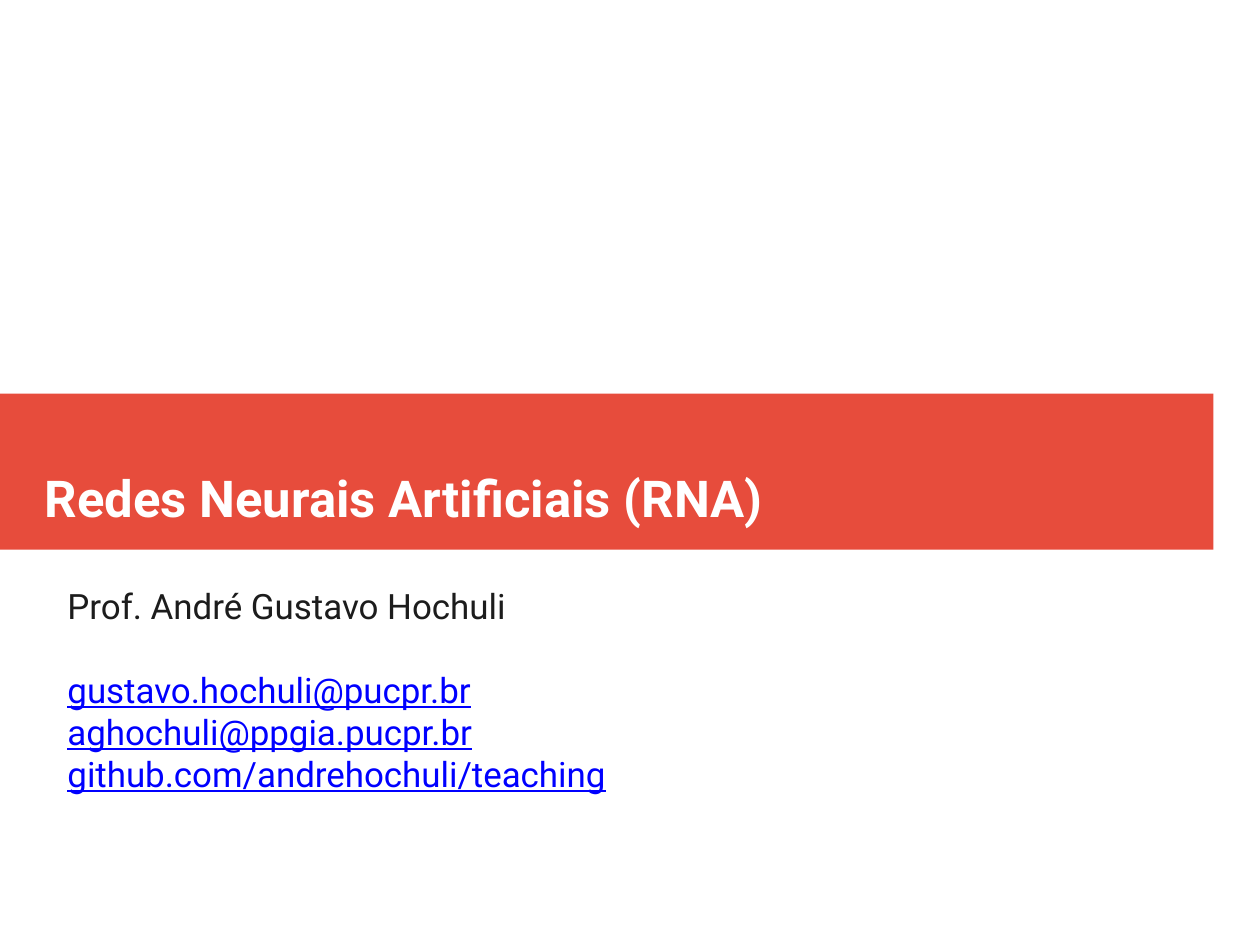
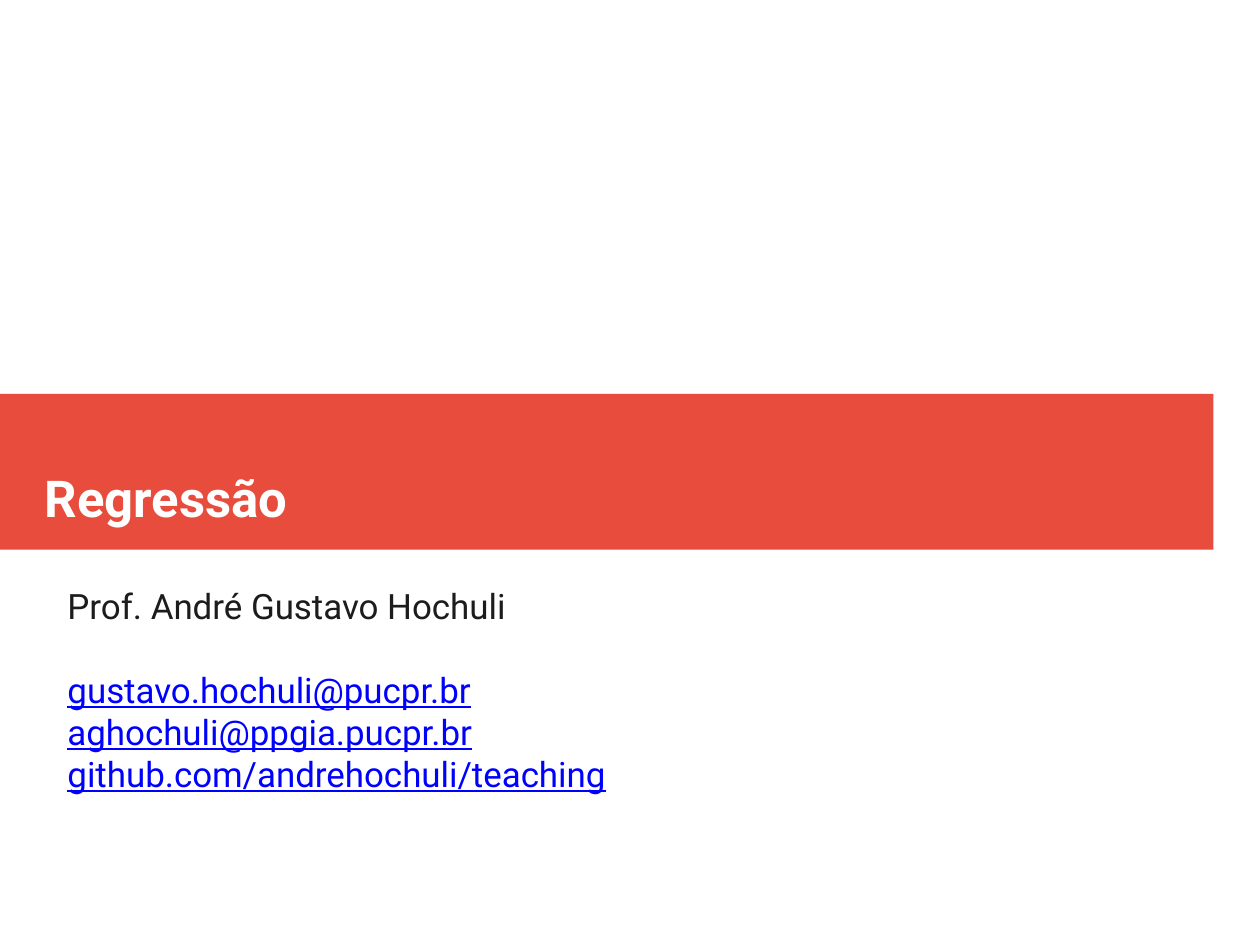
Before and after one commit to andrehochuli/teaching, a slide deck: slide 1 of AprendizadoMaquina/Tópico 02 - Aprendizado Supervisionado/Regressão/Tópico 02 - Aprendizado-Supervisionado - Regressao.pptx. Drawn at 1260x945 pixels with LibreOffice and Linux fonts; fonts in the diff are those of the drawing. Boxes give left, top, right and bottom in pixels: in the first picture for what was removed or moved away, otherwise in the second. Text is boxed around its words. In the diff, an @@ line names an element or a change of style, - is before the commit and + after.

```diff
--- a/AprendizadoMaquina/Tópico 02 - Aprendizado Supervisionado/Regressão/Tópico 02 - Aprendizado-Supervisionado - Regressao.pptx
+++ b/AprendizadoMaquina/Tópico 02 - Aprendizado Supervisionado/Regressão/Tópico 02 - Aprendizado-Supervisionado - Regressao.pptx
@@ text at [45,479,288,528]: text changed @@
-Redes Neurais Artificiais (RNA)
+Regressão
```
Also in this commit, not shown: 1 other slide changed, 1 other file.
